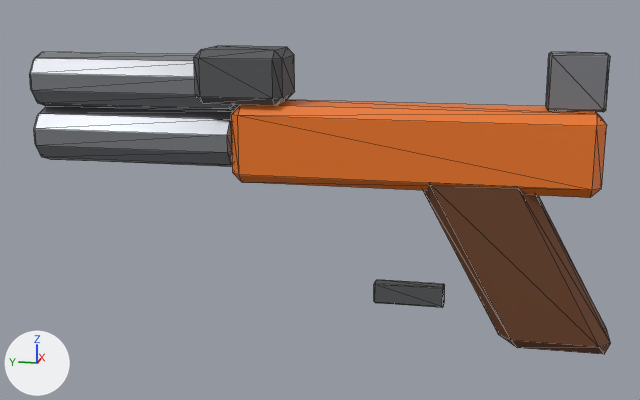
The glTF model assets/low-poly-guns/derringer.glb: old version first, new version second.
Before and after are seen from a 50 mm camera at (-0.38, -0.078, 0.092) aimed at (0.0, -0.002, -0.003). Arrows for +X, +Y and +Z are at lower left; the lights stay in place. The first picture is the older version. Mesh edges are drawn as thin lines. Vertices at exactly the same position are counted once.

In view in the first picture: 'derringer'.
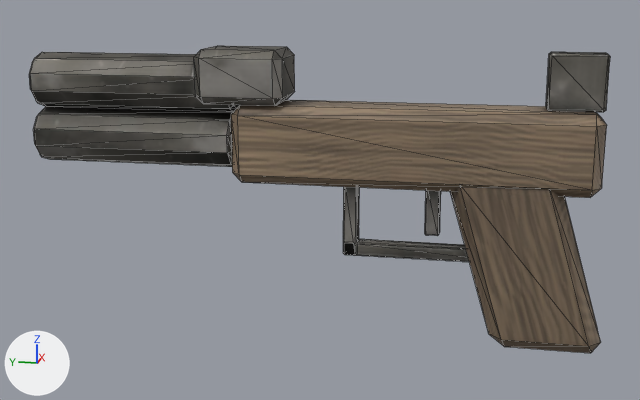
The newer file is also rescaled (x1.016), turned or shifted as a whole; pictures and numbers use the older file's frame.

Location of each change, (x1, y1, x2, y2) in pixels of the pictures (640 x 400 px):
'derringer', surface changed, reshaped
    before: (29, 46, 611, 354)
    after: (29, 46, 610, 353)
part 1 of me_box, rebuilt (20% narrower)
    before: (423, 185, 611, 354)
    after: (451, 186, 601, 353)
part 2 of me_box, added
    after: (343, 187, 469, 262)
part 3 of me_box, added
    after: (425, 190, 441, 236)
part 4 of me_box, deleted
    before: (374, 280, 445, 307)
part 5 of me_box, surface changed (darker)
    both: (29, 46, 610, 198)
part 6 of me_box, recoloured (darker)
    both: (29, 52, 610, 167)
part 7 of me_box, recoloured (lighter)
    both: (194, 46, 295, 106)

Diff of the bpy script that builds the scene:
```diff
--- a/assets/low-poly-guns/derringer.glb.py
+++ b/assets/low-poly-guns/derringer.glb.py
@@ img_image_0 @@
+img_image_0 = load_image('Image_0', '_unpacked/Image_0', 512, 512, 'sRGB')
@@ img_image_1 @@
+img_image_1 = load_image('Image_1', '_unpacked/Image_1', 512, 512, 'Non-Color')
@@ img_image_2 @@
+img_image_2 = load_image('Image_2', '_unpacked/Image_2', 512, 512, 'Non-Color')
@@ mat_zee_signal @@
 mat_zee_signal = bpy.data.materials.new('zee_signal')
-# nodes: BsdfPrincipled, OutputMaterial
-# colours: orange #eb751f
+# nodes: BsdfPrincipled, NormalMap, OutputMaterial, SeparateColor, TexImage x3
+# uses the picture img_image_0
+# uses the picture img_image_1
+# uses the picture img_image_2
@@ me_box @@
 # used by ob_derringer; location = (0.0, 0.0, 0.0)
-me_box.from_pydata(...)  # 198 vertices, 372 faces; spans x -0.015..0.015, y -0.13..0.13, z -0.064..0.064
-me_box.materials.append(mat_zee_walnut)  # brown #6b4024
+me_box.from_pydata(...)  # 240 vertices, 456 faces; spans x -0.015..0.015, y -0.126..0.13, z -0.064..0.064
+# me_box part 1: the loose piece of 24 vertices spanning x -0.013..0.013, y -0.13..-0.046, z -0.064..0.015 is rebuilt with 24 vertices and now spans x -0.013..0.013, y -0.126..-0.058, z -0.064..0.015, in mat_zee_signal
+# me_box part 2: a new loose piece of 42 vertices spanning x -0.003..0.003, y -0.091..-0.013, z -0.027..0.007, in mat_zee_signal
+# me_box part 3: a new loose piece of 24 vertices spanning x -0.002..0.002, y -0.055..-0.049, z -0.016..0.007, in mat_zee_signal
+# me_box part 4: the loose piece of 24 vertices spanning x -0.003..0.003, y -0.058..-0.027, z -0.049..-0.04 is deleted
+# me_box part 5: 284 kept faces spanning x -0.015..0.015, y -0.121..0.13, z 0.005..0.064 get new texture (UV) coordinates
+# me_box part 6: 196 faces spanning x -0.012..0.012, y -0.121..0.13, z 0.01..0.064 switch from mat_zee_steel (grey #85878c) to mat_zee_signal
+# me_box part 7: 44 faces spanning x -0.015..0.015, y 0.012..0.052, z 0.04..0.064 switch from mat_zee_graphite (dark grey #525457) to mat_zee_signal
```
